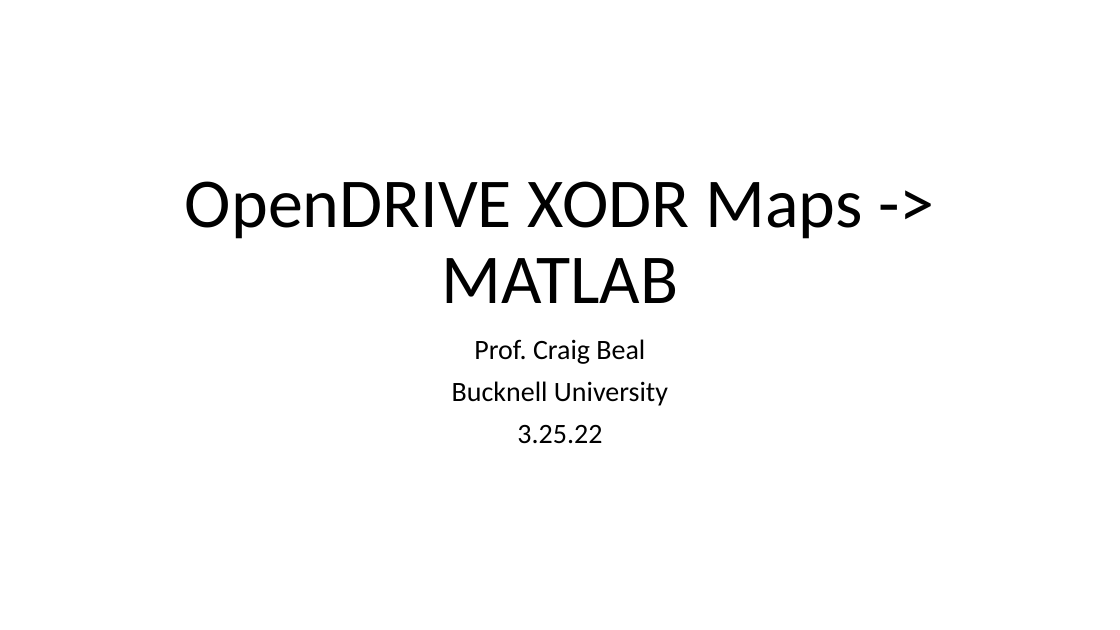
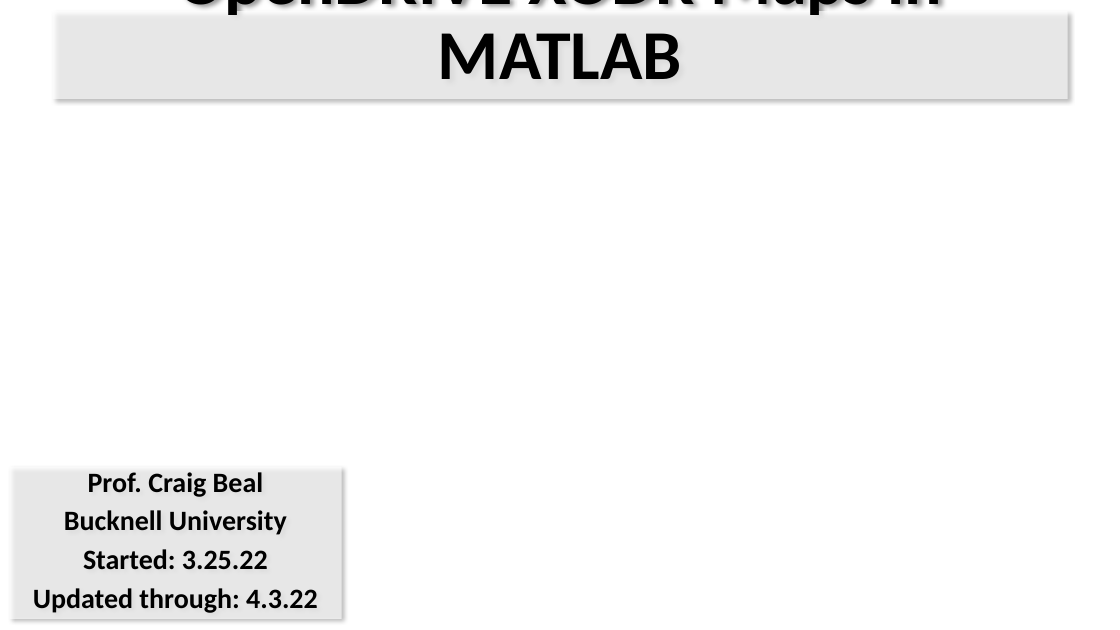
Before and after one commit to ivsg-psu/PathPlanning_MapTools_ParseXODR, a slide deck: slide 1 of Documents/OpenDRIVE-MATLAB.pptx. Drawn at 1120x630 pixels with LibreOffice and Linux fonts; fonts in the diff are those of the drawing; background and template pictures are left out. Boxes give left, top, right and bottom in pixels: in the first picture for what was removed or moved away, otherwise in the second. Text is boxed around its words. In the diff, an @@ line names an element or a change of style, - is before the commit and + after.

```diff
--- a/Documents/OpenDRIVE-MATLAB.pptx
+++ b/Documents/OpenDRIVE-MATLAB.pptx
@@ title "OpenDRIVE XODR Maps in MATLAB": place and size @@
-title "OpenDRIVE XODR Maps in MATLAB" at box(185, 181, 862, 303)
+title "OpenDRIVE XODR Maps in MATLAB" at box(52, 11, 1068, 98)
@@ title "OpenDRIVE XODR Maps in MATLAB" at box(52, 11, 1068, 98): fill none to #FFFFFF at 65% opacity; shadow on @@
@@ title at box(177, 0, 943, 79): text changed; bold on @@
-OpenDRIVE XODR Maps -> MATLAB
+OpenDRIVE XODR Maps in MATLAB
@@ subtitle "Prof. Craig Beal" at box(9, 467, 342, 619): fill none to #FFFFFF at 65% opacity; shadow on @@
@@ subtitle "Prof. Craig Beal": place and size @@
-subtitle "Prof. Craig Beal" at box(452, 339, 668, 444)
+subtitle "Prof. Craig Beal" at box(9, 467, 342, 619)
@@ subtitle at box(64, 472, 287, 535): bold on in "Prof. Craig Beal", "Bucknell University"; line spacing 0.9 to 0.8 @@
@@ subtitle at box(33, 549, 318, 613): text changed; bold on @@
-3.25.22
+Started: 3.25.22
+Updated through: 4.3.22
```
Also in this commit, not shown: 1 other slide changed, 3 other files.
